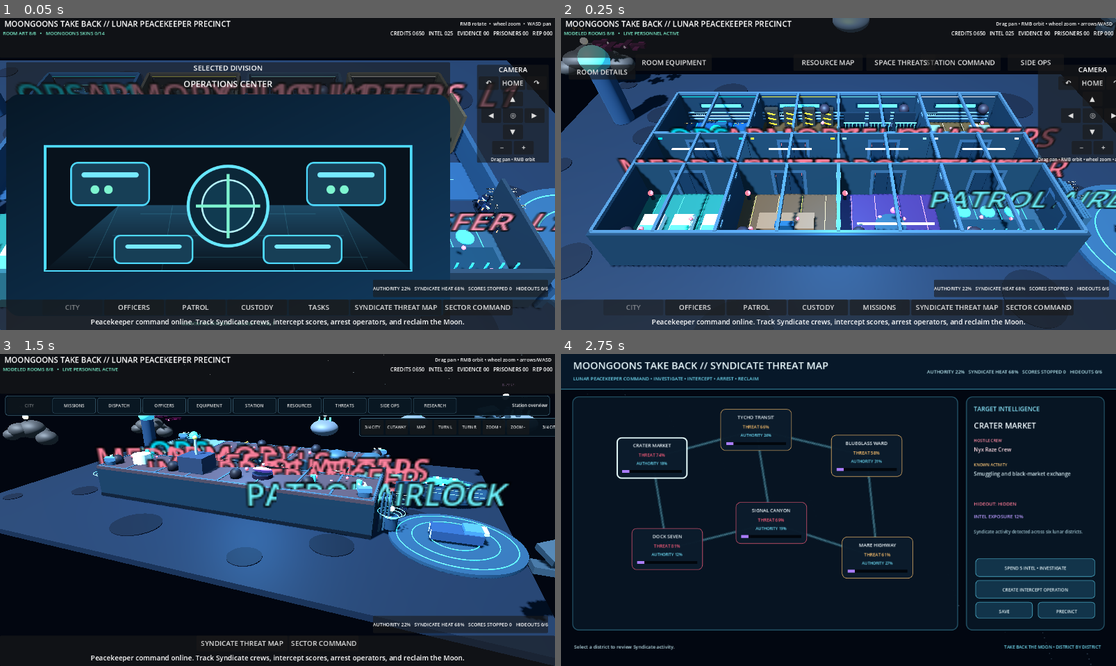
Above: before the commit, frames 1-4 (two rows, left to right).
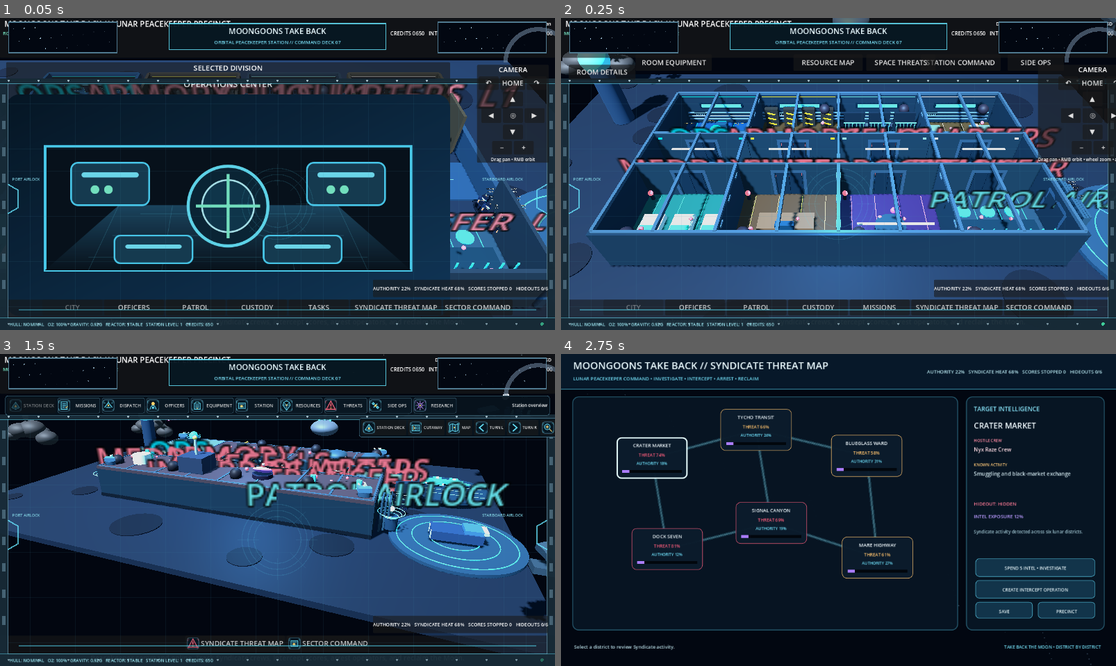
Above: after the commit, the same moments.

Repository: POTD725/MoonGoons-Take-Back
Game: Godot game, scene res://scenes/LivingPrecinct.tscn
Same seed, same stepped clock (60 frames per second), same inputs: the game is played once before the commit and once after it.
Inputs (mouse positions are in pixels of both pictures, inside the frame that each line leads up to):
- Up to frame 1 (0.05 s): no input
- Up to frame 2 (0.25 s): no input
- Up to frame 3 (1.5 s): tap Enter at 0.5 s; move the mouse to (399, 494) at 0.52 s; hold D 0.53-1.25 s; tap Q at 0.6 s; click (399, 494) at 0.67 s; tap Space at 0.77 s; drag from (166, 525) to (249, 572) at 1.27 s
- Up to frame 4 (2.75 s): click "SYNDICATE THREAT MAP" at 2 s

The runs differ from the first frame. In frame 1, 6.2% of the frame differs, in the area x 0-100%, y 1-100%; in frame 2, 8.5%; in frame 3, 12%; in frame 4, nothing differs.
Error after the commit: Invalid assignment of property or key 'icon_max_width' with value of type 'int' on a base object of type 'Button'. (res://scripts/precinct_icon_tooltip_control…

Commit message:
Attach station board icons and hover cards

Diff:
--- a/scenes/LivingPrecinct.tscn
+++ b/scenes/LivingPrecinct.tscn
@@ -22,6 +22,9 @@
 [ext_resource type="Script" path="res://scripts/precinct_exterior_city_visuals.gd" id="20_exterior_city"]
 [ext_resource type="Script" path="res://scripts/precinct_equipment_preview.gd" id="21_equipment_preview"]
 [ext_resource type="Script" path="res://scripts/precinct_hybrid_camera_controller.gd" id="22_hybrid_camera"]
+[ext_resource type="Script" path="res://scripts/precinct_station_board_skin.gd" id="23_station_board"]
+[ext_resource type="Script" path="res://scripts/precinct_icon_tooltip_controller.gd" id="24_icon_hover"]
+[ext_resource type="Script" path="res://scripts/precinct_station_language_patch.gd" id="25_station_language"]
 
 [node name="LivingMoonGoonsPrecinct" type="Node3D"]
 script = ExtResource("1_living")
@@ -38,6 +41,19 @@
 grow_vertical = 2
 mouse_filter = 2
 script = ExtResource("14_web_backdrop")
+
+[node name="StationBoardFrameLayer" type="CanvasLayer" parent="."]
+layer = 4
+
+[node name="StationBoardFrame" type="Control" parent="StationBoardFrameLayer"]
+layout_mode = 3
+anchors_preset = 15
+anchor_right = 1.0
+anchor_bottom = 1.0
+grow_horizontal = 2
+grow_vertical = 2
+mouse_filter = 2
+script = ExtResource("23_station_board")
 
 [node name="VisualPolish" type="Node" parent="."]
 script = ExtResource("2_polish")
@@ -99,3 +115,9 @@
 
 [node name="HybridCameraController" type="Node" parent="."]
 script = ExtResource("22_hybrid_camera")
+
+[node name="StationIconHoverController" type="Node" parent="."]
+script = ExtResource("24_icon_hover")
+
+[node name="StationLanguagePatch" type="Node" parent="."]
+script = ExtResource("25_station_language")
Not shown: 1 places in scenes/LivingPrecinct.tscn that only renumber resources
